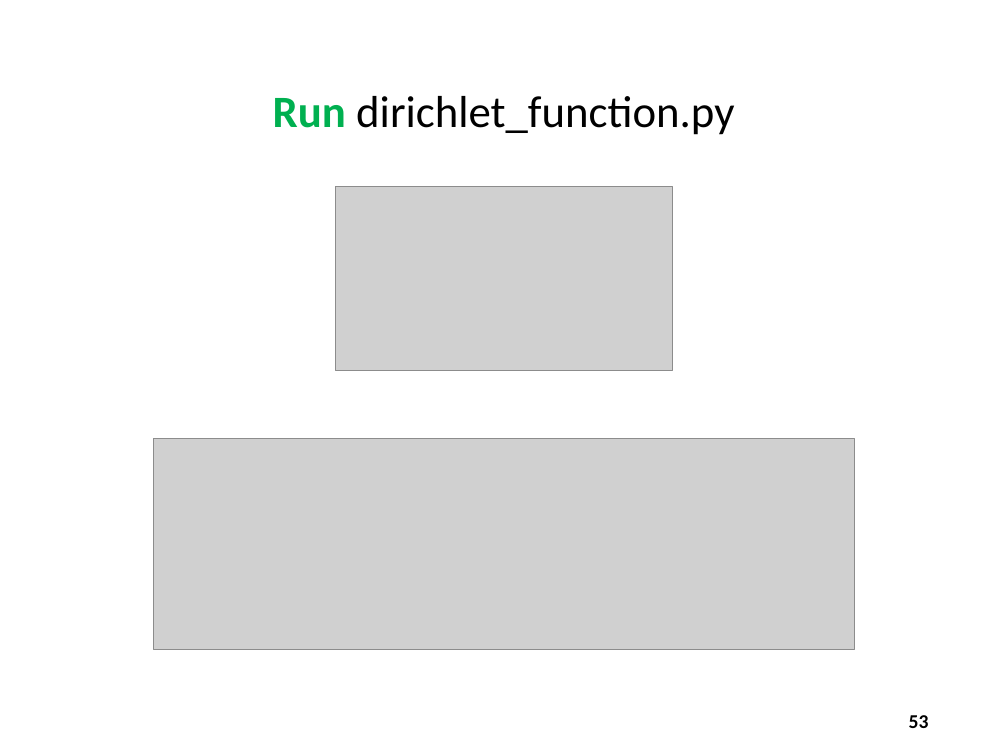
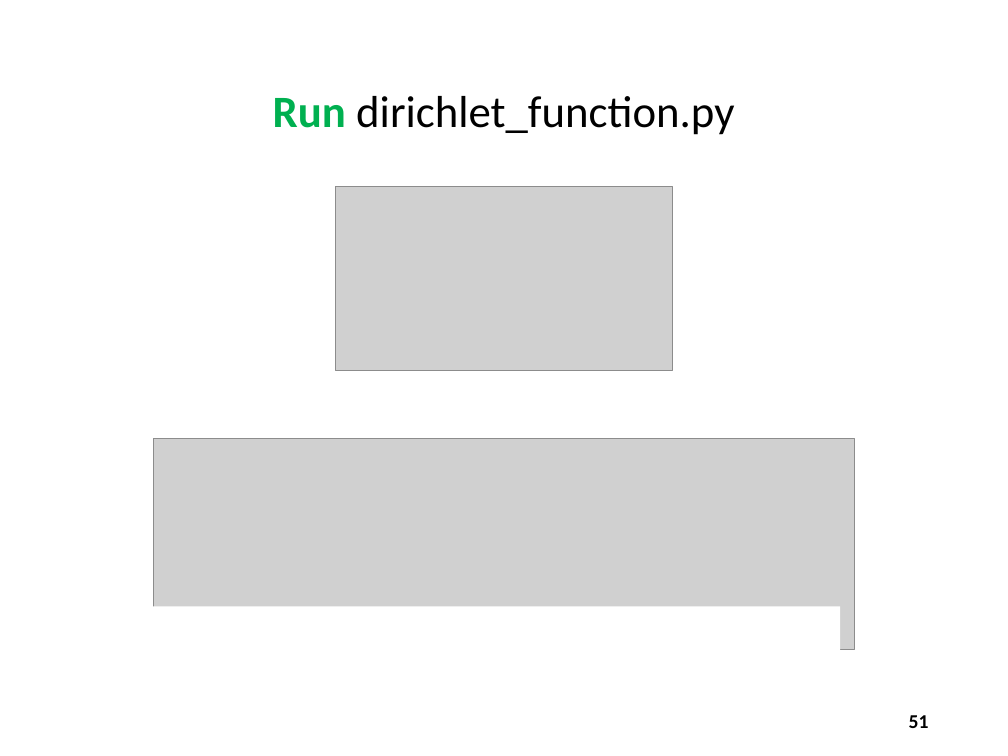
Before and after one commit to noahchampagne/QIS101, a slide deck: slide 51 of slides/Session 10 - Numerical Analysis/Session 10 - Numerical Analysis.pptx (slide 53 before the commit). Drawn at 1008x756 pixels with LibreOffice and Linux fonts; fonts in the diff are those of the drawing; grey boxes stand for pictures. Boxes give left, top, right and bottom in pixels: in the first picture for what was removed or moved away, otherwise in the second. Text is boxed around its words. In the diff, an @@ line names an element or a change of style, - is before the commit and + after.

```diff
--- a/slides/Session 10 - Numerical Analysis/Session 10 - Numerical Analysis.pptx
+++ b/slides/Session 10 - Numerical Analysis/Session 10 - Numerical Analysis.pptx
@@ rectangle added at <box>140,607,841,658</box>, fill #FFFFFF @@
@@ page number at <box>909,715,929,728</box>: text changed @@
-53
+51
```
Also in this commit, not shown: 11 other slides changed, 2 slides removed.
